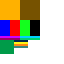
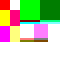
Two versions of the same layered image (64 × 64). Layer-by-layer changes:
added layer "Layer" above "Pasted Layer" over [0, 0, 60, 42]
hid "Pasted Layer" over [0, 0, 40, 54]
